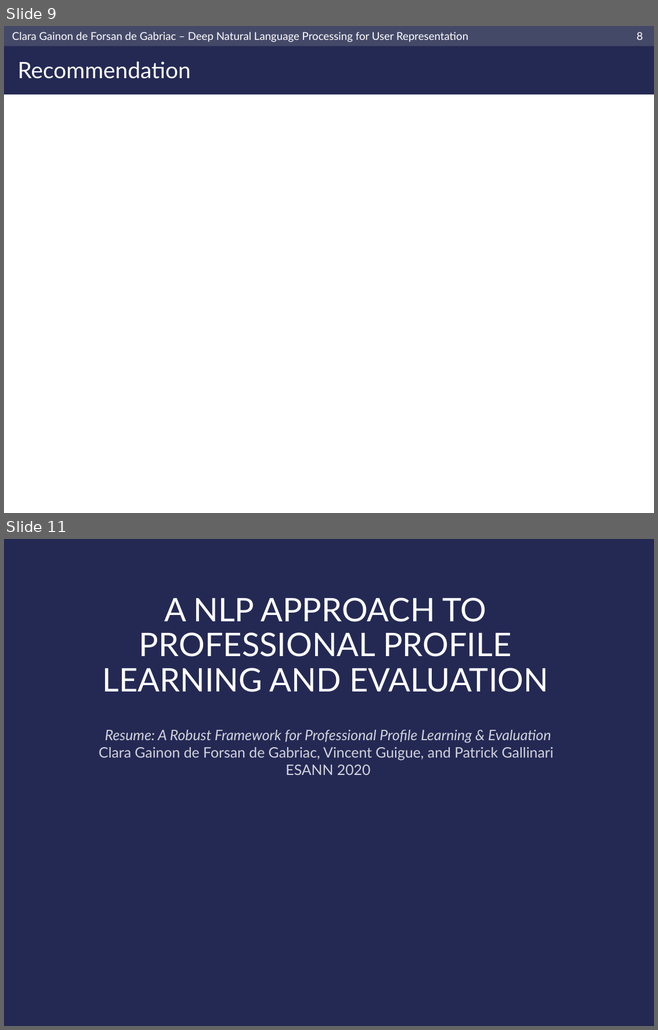
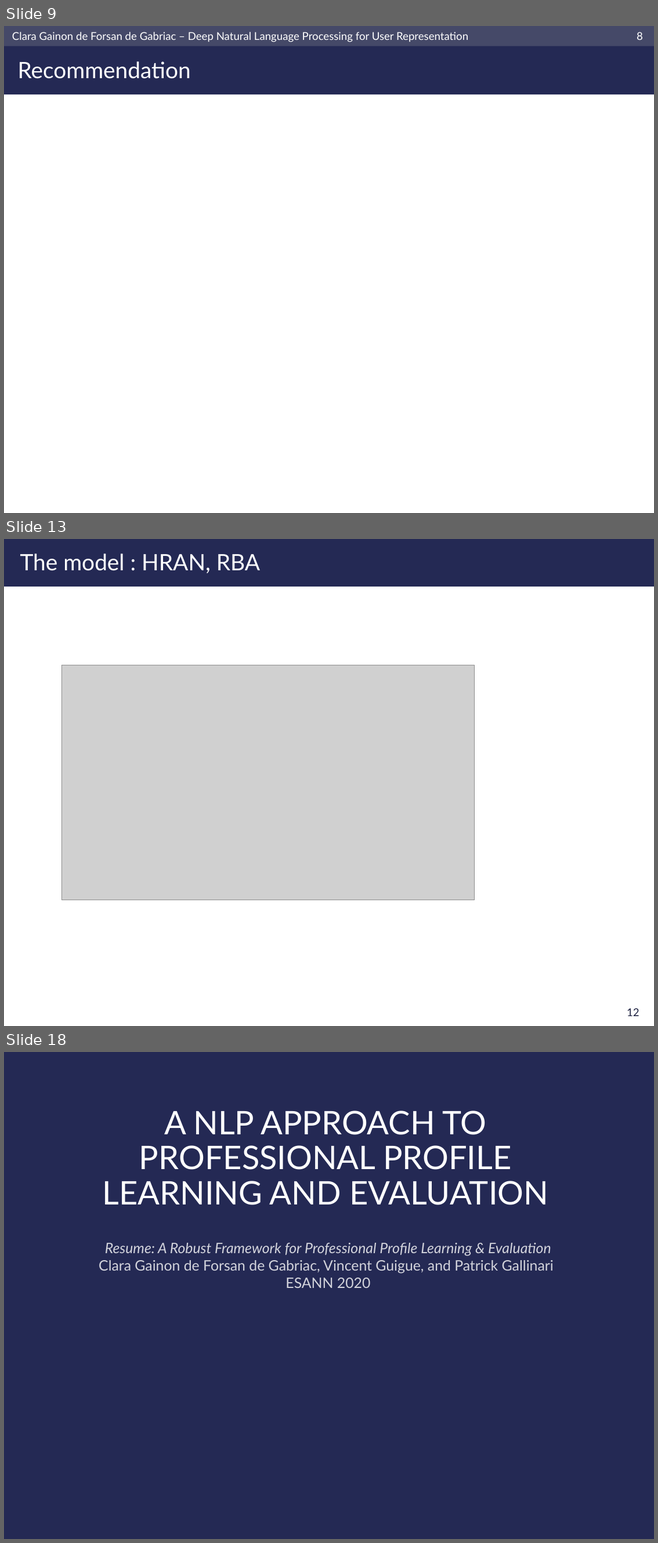
Before and after one commit to clara-gdef/defense, a slide deck: defense.pptx. Shown one above the other, each under a label of ours: slides 9 and 11 before the commit, slides 9, 13 and 18 after it; the slides between them are not shown. The pictures are 658x1030 and 658x1543 pixels, drawn with LibreOffice and Linux fonts; fonts in the diff are those of the drawing; grey boxes stand for pictures; background and template pictures are left out. Boxes give left, top, right and bottom in pixels: in the first picture for what was removed or moved away, otherwise in the second. Text is boxed around its words. In the diff, an @@ line names an element or a change of style, - is before the commit and + after.

```diff
--- a/defense.pptx
+++ b/defense.pptx
@@ slide 13 added at box(4, 539, 654, 1026), background #FFFFFF @@
@@ rectangle added at box(4, 539, 654, 587), fill #242954 @@
@@ title added at box(20, 553, 260, 573), 25 pt, text #FFFFFF @@
+The model : HRAN, RBA
@@ picture added at box(62, 665, 474, 900) @@
@@ page number added at box(626, 1008, 639, 1016), 12 pt, text #1B1F3F @@
+12
@@ what was slide 11 is now slide 18 @@
```
Also in this commit, not shown: 1 slide changed, 17 other slides added.
